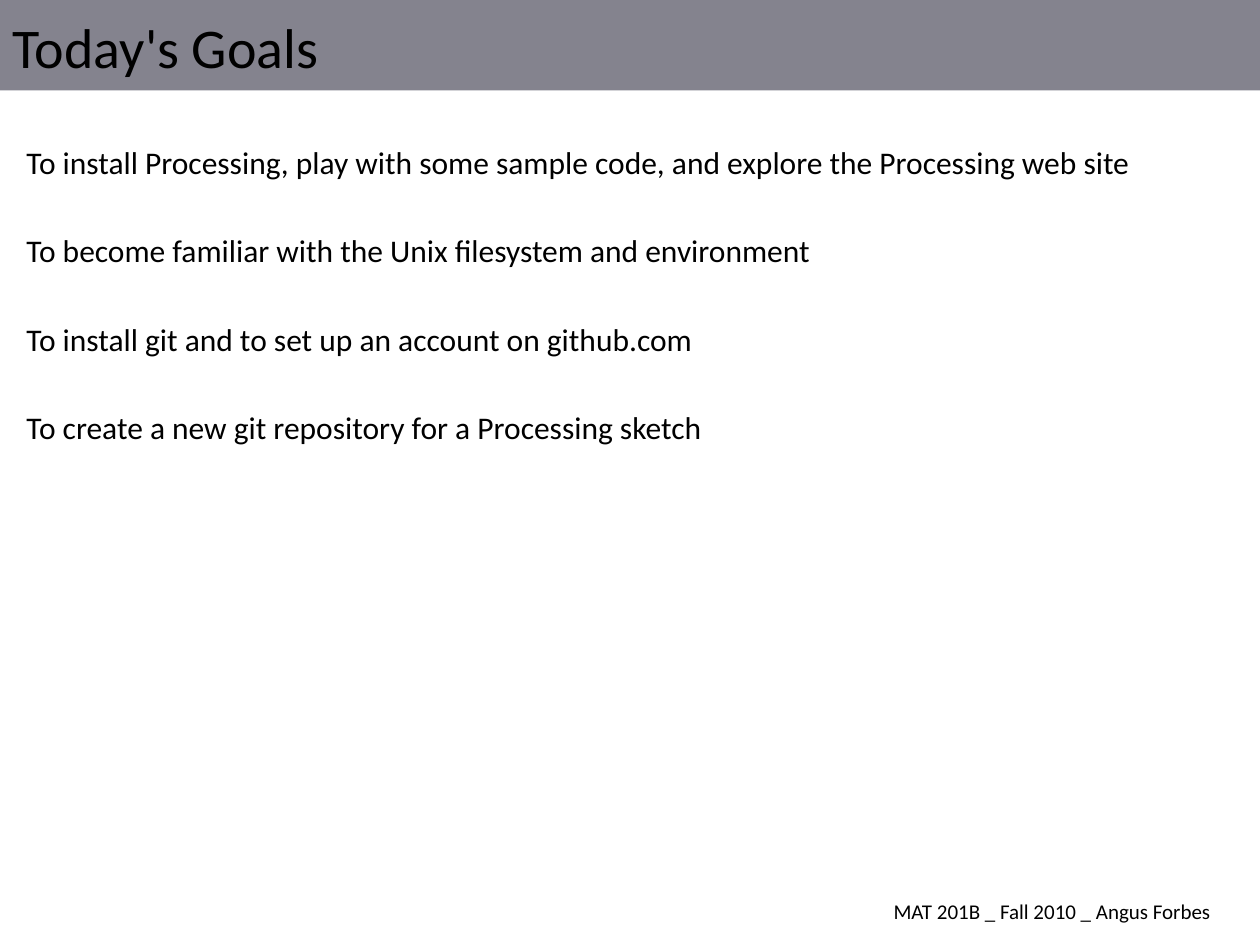
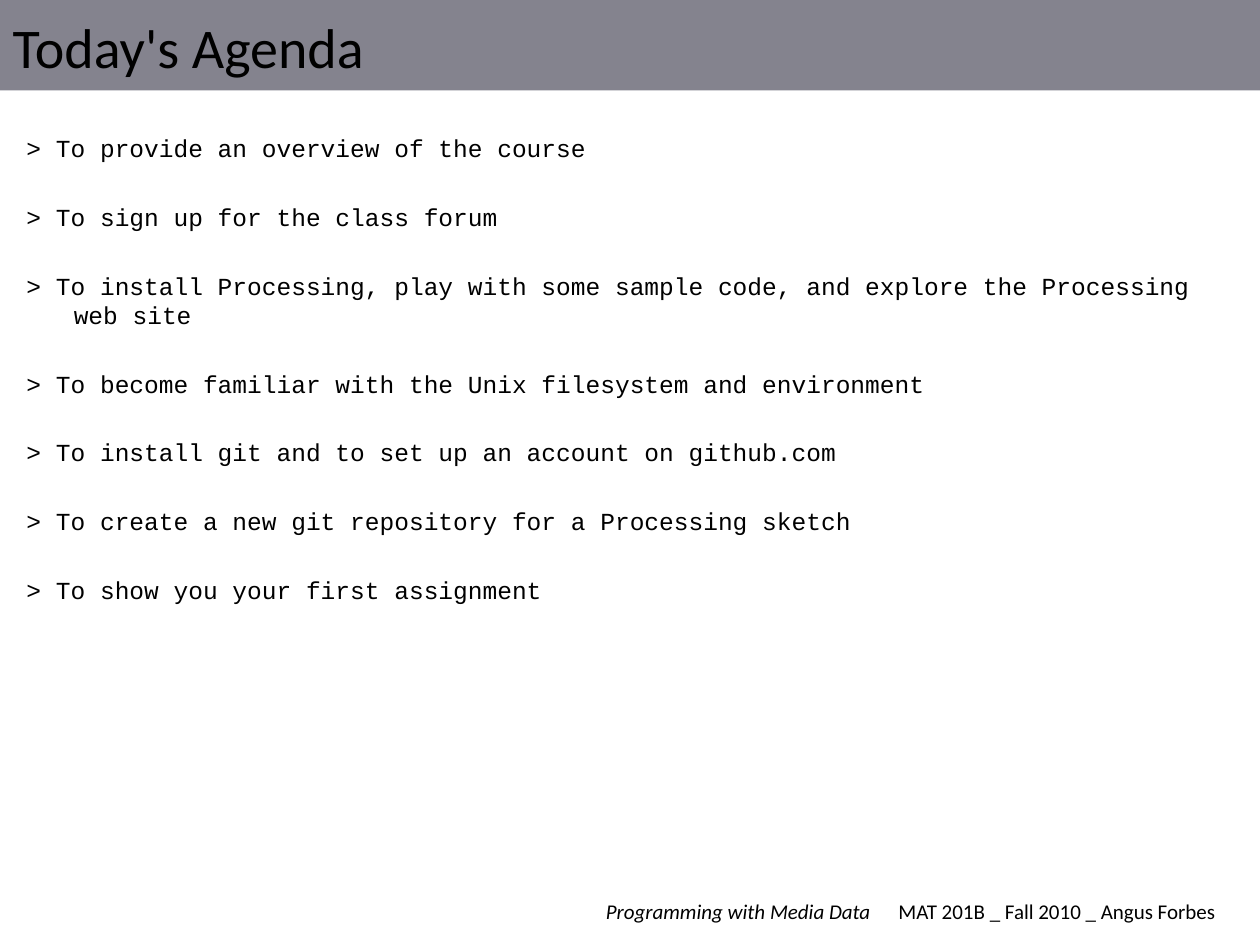
Before and after one commit to angusforbes/mat201b, a slide deck: slide 4 of slides/week1_thurs.pptx (slide 2 before the commit). Drawn at 1260x945 pixels with LibreOffice and Linux fonts; fonts in the diff are those of the drawing. Boxes give left, top, right and bottom in pixels: in the first picture for what was removed or moved away, otherwise in the second. Text is boxed around its words. In the diff, an @@ line names an element or a change of style, - is before the commit and + after.

```diff
--- a/slides/week1_thurs.pptx
+++ b/slides/week1_thurs.pptx
@@ title at [13, 29, 364, 78]: text changed @@
-Today's Goals
+Today's Agenda
@@ text at [56, 139, 1189, 604]: text changed; size 18 to 14 pt; font Calibri to Courier New @@
-To install Processing, play with some sample code, and explore the Processing web site
-To become familiar with the Unix filesystem and environment
-To install git and to set up an account on github.com
-To create a new git repository for a Processing sketch
+> To provide an overview of the course
+> To sign up for the class forum
+> To install Processing, play with some sample code, and explore the Processing web site
+> To become familiar with the Unix filesystem and environment
+> To install git and to set up an account on github.com
+> To create a new git repository for a Processing sketch
+> To show you your first assignment
@@ text "MAT 201B _ Fall 2010 ...": place and size @@
-text "MAT 201B _ Fall 2010 ..." at [894, 904, 1210, 923]
+text "MAT 201B _ Fall 2010 ..." at [898, 904, 1215, 923]
@@ text added at [606, 904, 870, 923], 12 pt, text #000000, italic @@
+Programming with Media Data
```
Also in this commit, not shown: 5 other slides changed, 10 slides added, 1 other file.
